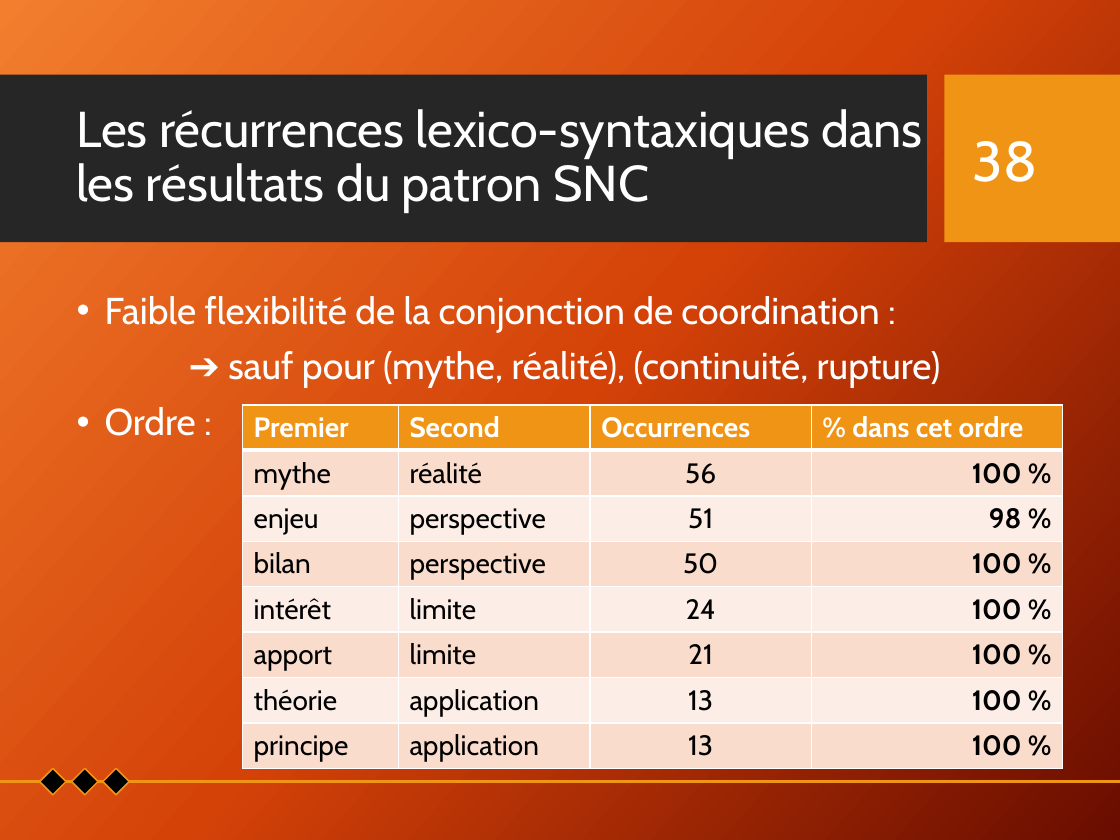
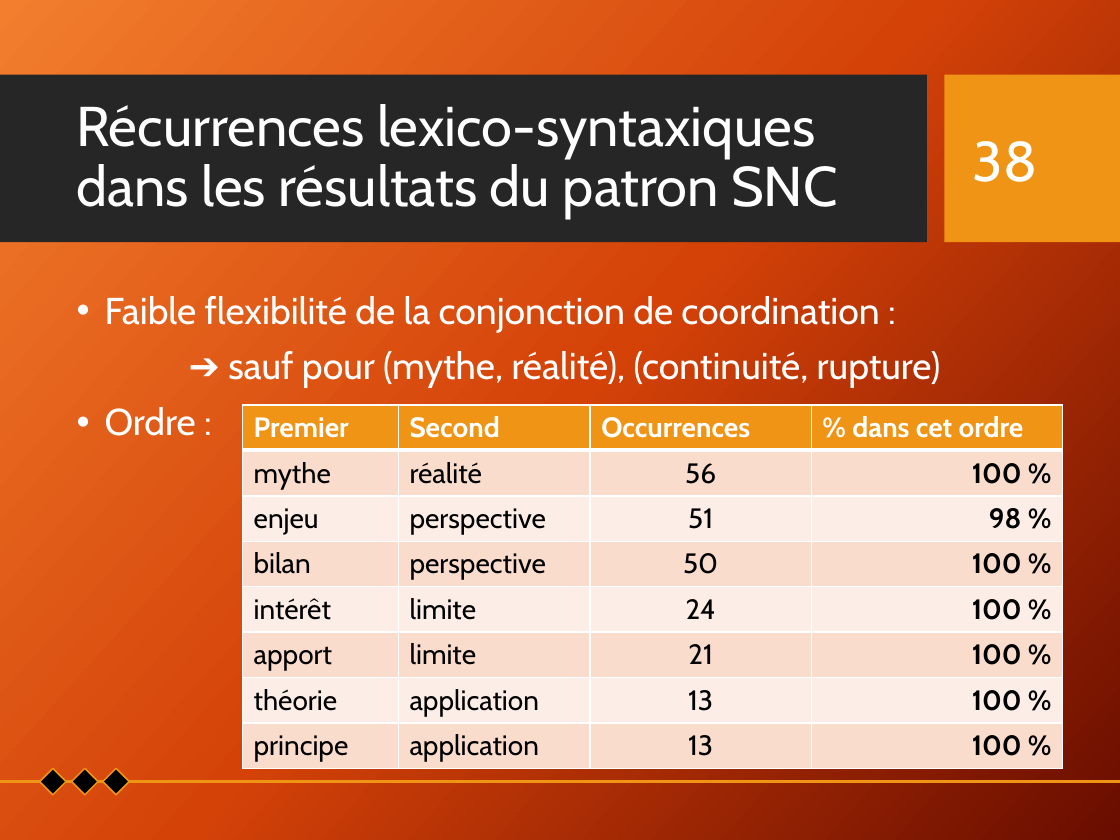
Before and after one commit to Xitog/tal, a slide deck: slide 38 of dossiers/Final - Présentation Projet de recherche.pptx. Drawn at 1120x840 pixels with LibreOffice and Linux fonts; fonts in the diff are those of the drawing; background and template pictures are left out. Boxes give left, top, right and bottom in pixels: in the first picture for what was removed or moved away, otherwise in the second. Text is boxed around its words. In the diff, an @@ line names an element or a change of style, - is before the commit and + after.

```diff
--- a/dossiers/Final - Présentation Projet de recherche.pptx
+++ b/dossiers/Final - Présentation Projet de recherche.pptx
@@ title at box(76, 104, 838, 219): text changed; size 32.4 to 36 pt @@
-Les récurrences lexico-syntaxiques dans les résultats du patron SNC
+Récurrences lexico-syntaxiques dans les résultats du patron SNC
```
Also in this commit, not shown: 36 other slides changed.
